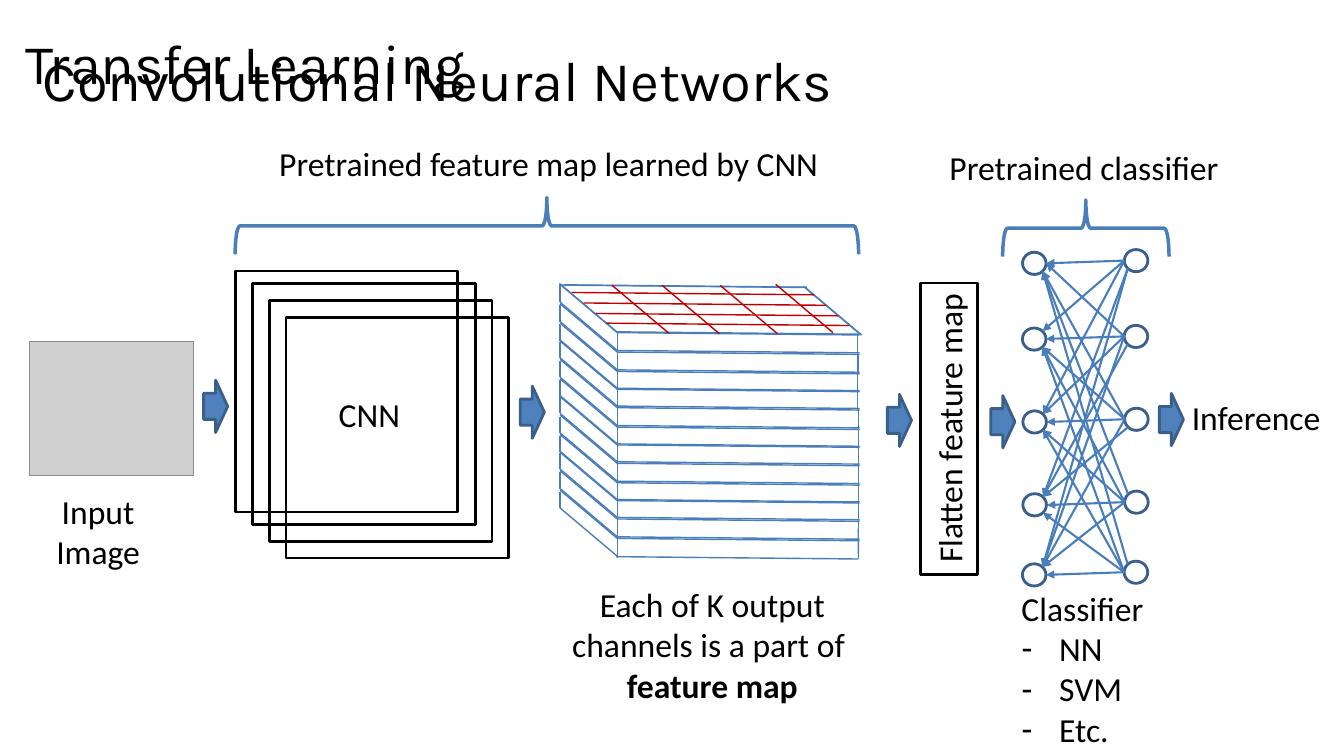
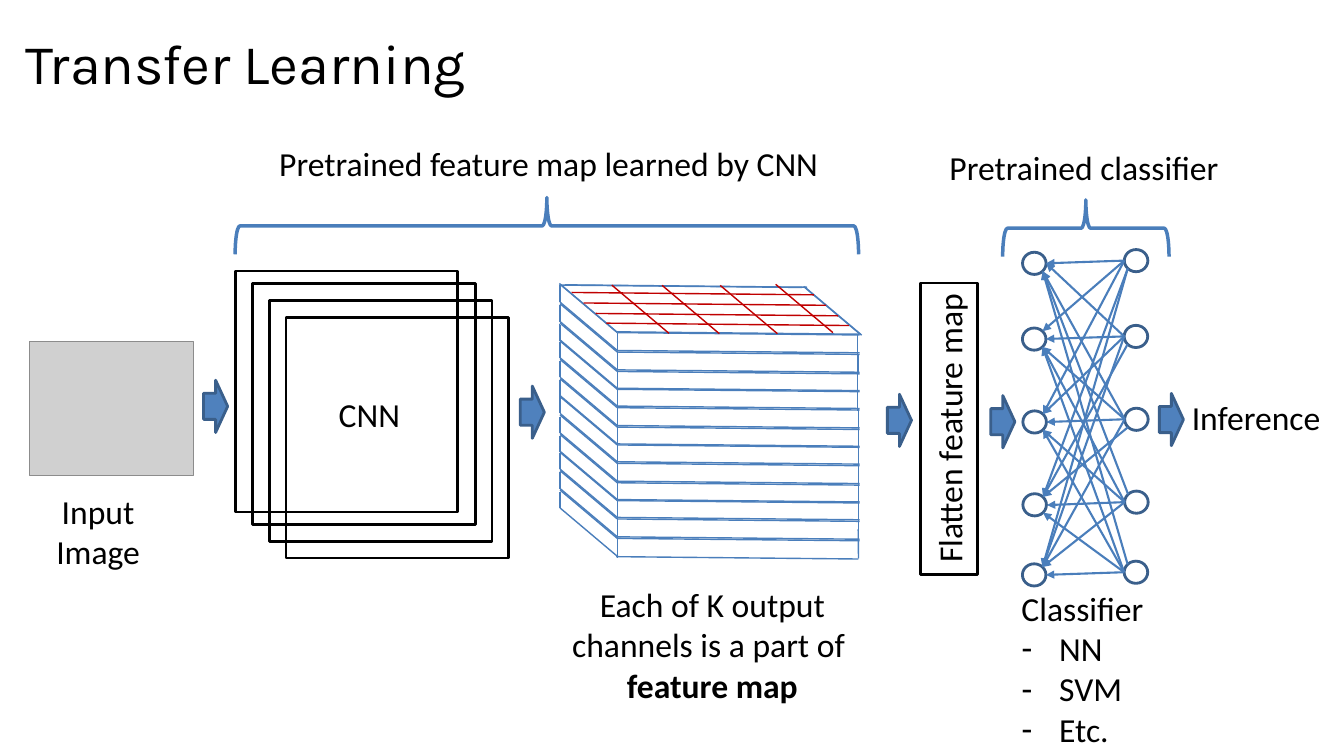
Before and after one commit to StephenElston/CSCI-E25, a slide deck: slide 58 of Slides/6_ConvolutionalNNs.pptx. Drawn at 1344x756 pixels with LibreOffice and Linux fonts; fonts in the diff are those of the drawing; grey boxes stand for pictures. Boxes give left, top, right and bottom in pixels: in the first picture for what was removed or moved away, otherwise in the second. Text is boxed around its words. In the diff, an @@ line names an element or a change of style, - is before the commit and + after.

Commit message:
Upates to slides

```diff
--- a/Slides/6_ConvolutionalNNs.pptx
+++ b/Slides/6_ConvolutionalNNs.pptx
@@ text removed at <box>43,50,832,102</box> @@
-Convolutional Neural Networks
```
